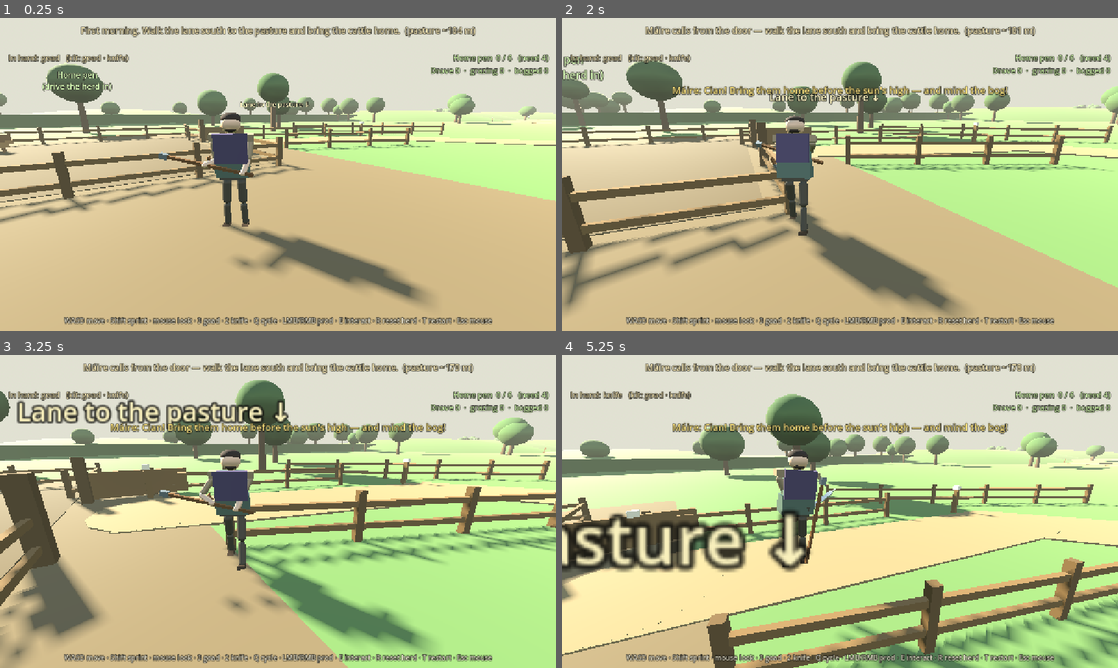
Above: before the commit, frames 1-4 (two rows, left to right).
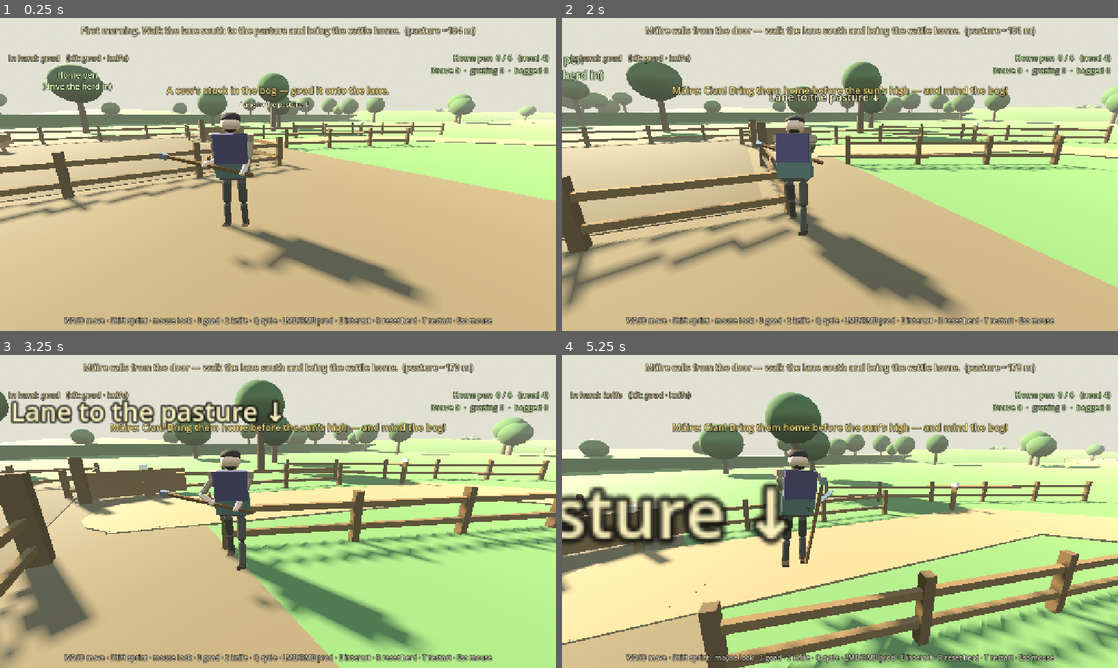
Above: after the commit, the same moments.

Repository: fortins4/devPlayground
Game: Godot game, scene res://scenes/prologue/opening_cattle_drive.tscn
The game is run twice, just before and just after one commit, with the same random seed, the same clock (stepped at 60 frames per second) and the same inputs. This scene is started directly instead of the project's main scene.
Inputs (mouse positions are in pixels of both pictures, inside the frame that each line leads up to):
- Up to frame 1 (0.25 s): no input
- Up to frame 2 (2 s): tap Enter at 0.5 s; move the mouse to (867, 174) at 0.52 s; hold E (interact) 0.53-1.28 s; hold W (move_forward) from 0.53 s (still down); click (867, 174) at 0.67 s; tap Space (jump) at 0.77, 1.52 s; move the mouse to (812, 174) at 1.27 s; right-click (812, 174) at 1.35 s; tap E (interact) at 1.55 s
- Up to frame 3 (3.25 s): keep holding W (move_forward); move the mouse to (289, 505) at 2.02 s; press the mouse at (289, 505) at 2.03 s; tap E (interact) at 2.3, 3.05 s; move the mouse to (272, 517) at 2.77 s; release the mouse at (272, 517) at 2.78 s; tap H (band_toggle) at 2.85 s; click (272, 517) at 2.92 s; tap Space (jump) at 3.02 s
- Up to frame 4 (5.25 s): keep holding W (move_forward); move the mouse to (878, 514) at 3.52 s; hold Ctrl (crouch) 3.53-4.28 s; tap Space (jump) at 3.77, 4.52 s; tap E (interact) at 3.8, 4.55 s; move the mouse to (795, 508) at 4.27 s; tap Q (cycle_weapon) at 4.35 s; move the mouse to (845, 511) at 5.02 s; hold E (interact) from 5.03 s (still down); click (845, 511) at 5.17 s

The runs differ from the first frame. In frame 1, 0.8% of the frame differs, in the area x 29-70%, y 21-26%; in frame 2, less than 0.1%; in frame 3, 9.4%; in frame 4, 31%, in the area x 0-100%, y 11-100%.

Commit message:
Opening bogged cow free at bog edge
Extra chore cow starts bogged on the lane-facing bog edge; goad it onto
firm ground for an additive soft cue. Herd soft-success math stays 6/need 4.

Diff:
--- a/scenes/prologue/opening_cattle_drive.tscn
+++ b/scenes/prologue/opening_cattle_drive.tscn
@@ -9,6 +9,7 @@
 [ext_resource type="Script" path="res://scripts/prologue/opening_family_caller.gd" id="7_family"]
 [ext_resource type="Script" path="res://scripts/prologue/opening_bucket_trough_chore.gd" id="8_bucket"]
 [ext_resource type="Script" path="res://scripts/prologue/opening_knife_hitch_chore.gd" id="9_knife"]
+[ext_resource type="Script" path="res://scripts/prologue/opening_bogged_cow_chore.gd" id="10_bog"]
 
 [sub_resource type="ProceduralSkyMaterial" id="Sky_morning_mat"]
 sky_top_color = Color(0.5, 0.62, 0.74, 1)
@@ -156,6 +157,9 @@
 [node name="OpeningKnifeHitchChore" type="Node3D" parent="."]
 script = ExtResource("9_knife")
 
+[node name="OpeningBoggedCowChore" type="Node3D" parent="."]
+script = ExtResource("10_bog")
+
 [node name="OpeningDriveDirector" type="Node3D" parent="."]
 script = ExtResource("2_director")
 need_home = 4
--- /dev/null
+++ b/scripts/prologue/opening_bogged_cow_chore.gd
@@ -0,0 +1,266 @@
+extends Node3D
+class_name OpeningBoggedCowChore
+## Tutorial beat: one extra cow starts bogged at the lane-facing bog edge.
+## Player goads it onto firm ground. Additive soft cue — not part of the 6-head herd.
+## Soft success only after at least one goad while bogged, then leaving the bog.
+
+enum BogChoreState { BOGGED, DONE }
+
+const COW_SCENE := preload("res://scenes/prologue/opening_cow.tscn")
+const INTERACT_RANGE := 8.0
+## BogZone center/size from opening_cattle_drive (transform 34,1,118 · box 20×20).
+const BOG_CENTER := Vector3(34.0, 0.0, 118.0)
+const BOG_HALF_XZ := Vector3(10.0, 0.0, 10.0)
+## West (lane-facing) bog edge — readable from Bend6 (~-2,118).
+const COW_SPAWN := Vector3(27.5, 0.1, 116.0)
+const FIRM_GROUND := Vector3(18.0, 0.1, 116.0)
+
+@export var bog_zone_path: NodePath = ^"../BogZone"
+@export var director_path: NodePath = ^"../OpeningDriveDirector"
+@export var path_markers_path: NodePath = ^"../PathMarkers"
+
+var _state: BogChoreState = BogChoreState.BOGGED
+var _cow: Node3D = null
+var _director: Node = null
+var _bog_zone: Area3D = null
+var _player: Node3D = null
+var _goaded_while_bogged: bool = false
+var _intro_flashed: bool = false
+var _prompt_near: bool = false
+
+
+func _ready() -> void:
+	add_to_group("opening_bogged_cow")
+	_spawn_cow()
+	call_deferred("_bind")
+
+
+func _bind() -> void:
+	_player = get_tree().get_first_node_in_group("player") as Node3D
+	_director = get_node_or_null(director_path)
+	_bog_zone = get_node_or_null(bog_zone_path) as Area3D
+	if _bog_zone:
+		if not _bog_zone.body_entered.is_connected(_on_bog_entered):
+			_bog_zone.body_entered.connect(_on_bog_entered)
+		if not _bog_zone.body_exited.is_connected(_on_bog_exited):
+			_bog_zone.body_exited.connect(_on_bog_exited)
+	_setup_cow_ai()
+	if _cow and _cow.has_method("set_bogged"):
+		_cow.call("set_bogged", true)
+	print(
+		"OPENING_BOGGED_COW_READY spawn=%s bog_center=%s firm=%s"
+		% [COW_SPAWN, BOG_CENTER, FIRM_GROUND]
+	)
+	# One intro flash so the beat is findable on the drive.
+	call_deferred("_flash_intro")
+
+
+func _flash_intro() -> void:
+	if _intro_flashed:
+		return
+	_intro_flashed = true
+	_flash("A cow's stuck in the bog — goad it onto the lane.", 4.5)
+
+
+func _process(_delta: float) -> void:
+	if _state == BogChoreState.DONE:
+		return
+	if _cow == null or not is_instance_valid(_cow):
+		return
+	# Fallback if Area3D exit is missed (teleport / force).
+	if _goaded_while_bogged and not _inside_bog(_cow.global_position):
+		if bool(_cow.get("bogged")):
+			_cow.call("set_bogged", false)
+		_try_complete()
+
+
+func _spawn_cow() -> void:
+	_cow = COW_SCENE.instantiate() as Node3D
+	_cow.name = "BoggedChoreCow"
+	if "cow_id" in _cow:
+		_cow.set("cow_id", 99)
+	add_child(_cow)
+	_cow.global_position = COW_SPAWN
+	# Face toward the lane (west).
+	_cow.rotation.y = PI * 0.5
+	if _cow.has_signal("goaded"):
+		_cow.connect("goaded", _on_cow_goaded)
+
+
+func _setup_cow_ai() -> void:
+	if _cow == null:
+		return
+	if _player == null:
+		_player = get_tree().get_first_node_in_group("player") as Node3D
+	if _cow.has_method("set_player"):
+		_cow.call("set_player", _player)
+	# Bias toward home so a goad walks it west out of the bog onto the lane.
+	var path: Array = _collect_path_points()
+	var home := Vector3(7.0, 0.0, 6.5)
+	if _director and _director.has_method("home_center"):
+		home = _director.call("home_center")
+	if _cow.has_method("set_path_bias"):
+		_cow.call("set_path_bias", path, home)
+
+
+func _collect_path_points() -> Array:
+	var out: Array = []
+	var markers := get_node_or_null(path_markers_path)
+	if markers == null:
+		# Lane-facing exit cue toward Bend6 then home.
+		out.append(Vector3(-2.0, 0.0, 118.0))
+		out.append(Vector3(10.0, 0.0, 92.0))
+		out.append(Vector3(7.0, 0.0, 14.0))
+		out.append(Vector3(7.0, 0.0, 6.5))
+		return out
+	# Home-first order matches director: reverse child order (pasture → gate).
+	var kids := markers.get_children()
+	for i in range(kids.size() - 1, -1, -1):
+		var m := kids[i] as Node3D
+		if m:
+			out.append(m.global_position)
+	return out
+
+
+# ---------------------------------------------------------------- queries
+
+func chore_done() -> bool:
+	return _state == BogChoreState.DONE
+
+
+func bog_state() -> String:
+	match _state:
+		BogChoreState.BOGGED:
+			return "bogged"
+		BogChoreState.DONE:
+			return "done"
+	return "unknown"
+
+
+func cow_pos() -> Vector3:
+	if _cow and is_instance_valid(_cow):
+		return _cow.global_position
+	return COW_SPAWN
+
+
+func bog_zone_center() -> Vector3:
+	return BOG_CENTER
+
+
+func spawn_pos() -> Vector3:
+	return COW_SPAWN
+
+
+func get_chore_cow() -> Node3D:
+	return _cow
+
+
+func interact_prompt() -> String:
+	if _state == BogChoreState.DONE:
+		return ""
+	if _player == null or not is_instance_valid(_player):
+		_player = get_tree().get_first_node_in_group("player") as Node3D
+	if _player == null or _cow == null:
+		return ""
+	if not _near(_player.global_position, _cow.global_position, INTERACT_RANGE):
+		return ""
+	return "Goad the bogged cow onto the lane (3 · LMB)"
+
+
+func is_active() -> bool:
+	return _state != BogChoreState.DONE
+
+
+func force_free() -> void:
+	if _cow == null or not is_instance_valid(_cow):
+		return
+	_goaded_while_bogged = true
+	_cow.global_position = FIRM_GROUND
+	if _cow.has_method("set_bogged"):
+		_cow.call("set_bogged", false)
+	_complete()
+
+
+func force_state(state_name: String) -> void:
+	match state_name:
+		"bogged":
+			_state = BogChoreState.BOGGED
+			_goaded_while_bogged = false
+			if _cow:
+				_cow.global_position = COW_SPAWN
+				_cow.velocity = Vector3.ZERO
+				if "driven" in _cow:
+					_cow.set("driven", false)
+				if _cow.has_method("set_bogged"):
+					_cow.call("set_bogged", true)
+		"done":
+			force_free()
+		_:
+			push_warning("OpeningBoggedCowChore.force_state unknown: " + state_name)
+
+
+func debug_set_state(state_name: String) -> void:
+	force_state(state_name)
+
+
+# ---------------------------------------------------------------- bog / goad
+
+func _on_cow_goaded(_cow_ref: Node3D, _kind: StringName) -> void:
+	if _state == BogChoreState.DONE:
+		return
+	_goaded_while_bogged = true
+	_flash("Keep goading — walk it onto firm ground.", 3.0)
+	print("OPENING_BOGGED_COW_GOADED")
+
+
+func _on_bog_entered(body: Node3D) -> void:
+	if body != _cow or _state == BogChoreState.DONE:
+		return
+	if _cow.has_method("set_bogged"):
+		_cow.call("set_bogged", true)
+
+
+func _on_bog_exited(body: Node3D) -> void:
+	if body != _cow or _state == BogChoreState.DONE:
+		return
+	if _cow.has_method("set_bogged"):
+		_cow.call("set_bogged", false)
+	_try_complete()
+
+
+func _try_complete() -> void:
+	if _state == BogChoreState.DONE:
+		return
+	if not _goaded_while_bogged:
+		return
+	if _cow and is_instance_valid(_cow) and bool(_cow.get("bogged")):
+		return
+	_complete()
+
+
+func _complete() -> void:
+	if _state == BogChoreState.DONE:
+		return
+	_state = BogChoreState.DONE
+	_flash("Cow free of the bog.", 4.0)
+	print("OPENING_BOGGED_COW_SOFT_SUCCESS")
+
+
+# ---------------------------------------------------------------- helpers
+
+func _inside_bog(p: Vector3) -> bool:
+	return (
+		absf(p.x - BOG_CENTER.x) <= BOG_HALF_XZ.x
+		and absf(p.z - BOG_CENTER.z) <= BOG_HALF_XZ.z
+	)
+
+
+func _near(a: Vector3, b: Vector3, range_m: float) -> bool:
+	return Vector2(a.x, a.z).distance_to(Vector2(b.x, b.z)) <= range_m
+
+
+func _flash(text: String, secs: float = 3.0) -> void:
+	if _director and _director.has_method("flash"):
+		_director.call("flash", text, secs)
+	elif _director and _director.has_method("_flash"):
+		_director.call("_flash", text, secs)
--- a/scripts/prologue/opening_drive_hud.gd
+++ b/scripts/prologue/opening_drive_hud.gd
@@ -13,6 +13,7 @@
 var _chore: Node = null
 var _knife_chore: Node = null
 var _maire_chore: Node = null
+var _bog_chore: Node = null
 
 
 func _ready() -> void:
@@ -77,6 +78,7 @@
 	_chore = get_tree().get_first_node_in_group("opening_bucket_trough")
 	_knife_chore = get_tree().get_first_node_in_group("opening_knife_hitch")
 	_maire_chore = get_tree().get_first_node_in_group("opening_maire_door_talk")
+	_bog_chore = get_tree().get_first_node_in_group("opening_bogged_cow")
 
 
 func _process(_delta: float) -> void:
@@ -91,9 +93,11 @@
 		f = _chore_prompt(_knife_chore)
 	if f == "":
 		f = _chore_prompt(_maire_chore)
+	if f == "":
+		f = _chore_prompt(_bog_chore)
 	_flash.text = f
 	_flash.visible = f != ""
-	if _chore_active(_chore) or _chore_active(_knife_chore) or _chore_active(_maire_chore):
+	if _chore_active(_chore) or _chore_active(_knife_chore) or _chore_active(_maire_chore) or _chore_active(_bog_chore):
 		_controls.text = "WASD move · Shift sprint · mouse look · 3 goad · 2 knife · Q cycle · LMB/RMB prod · E interact · R reset herd · T restart · Esc mouse"
 	else:
 		_controls.text = "WASD move · Shift sprint · mouse look · 3 goad · 2 knife · Q cycle · LMB/RMB prod · R reset herd · T restart · Esc mouse"
Not shown: 1 places in scenes/prologue/opening_cattle_drive.tscn that only renumber resources
